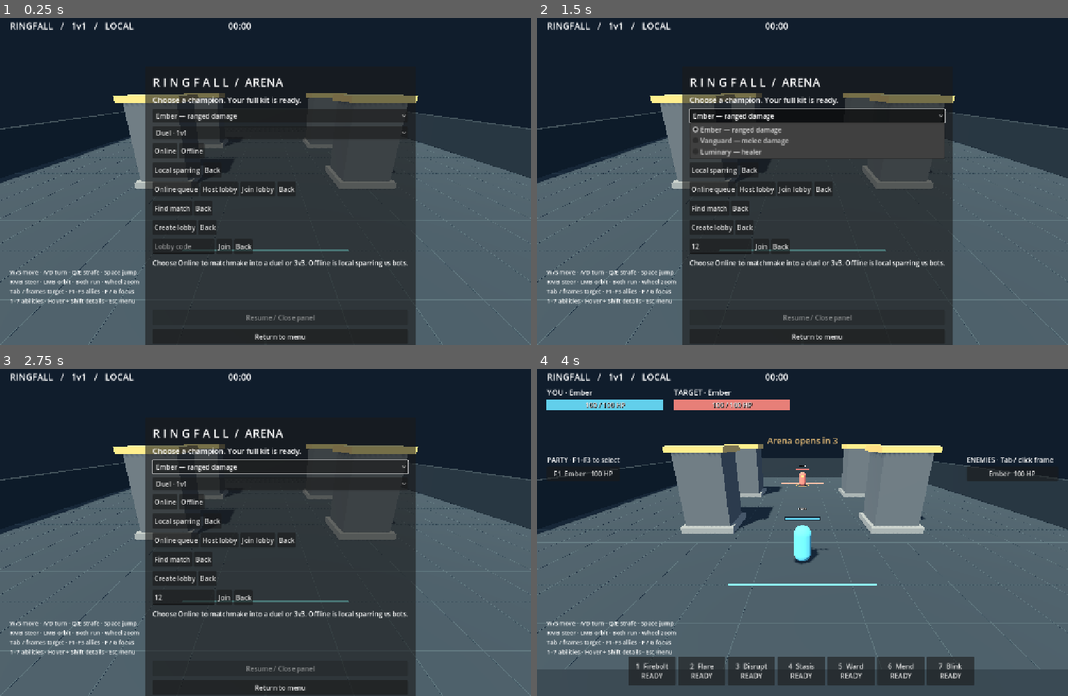
Above: before the commit, frames 1-4 (two rows, left to right).
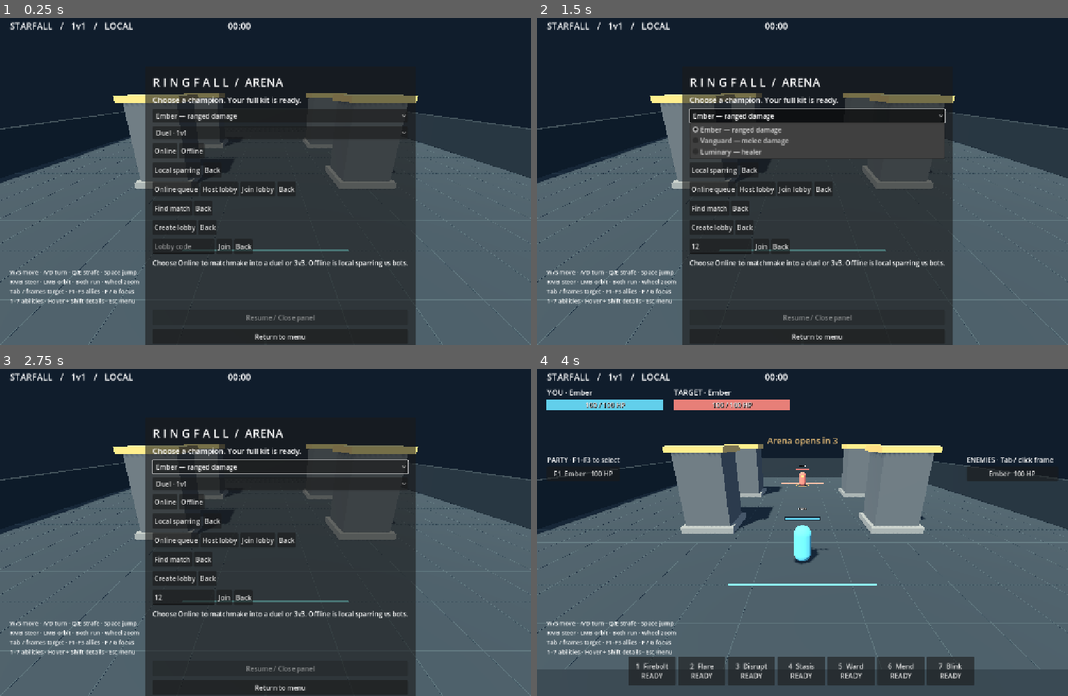
Above: after the commit, the same moments.

Repository: mrwells99/starfall
Game: Godot game, scene res://arena.tscn
The game is run twice, just before and just after one commit, with the same random seed, the same clock (stepped at 60 frames per second) and the same inputs.
Inputs (mouse positions are in pixels of both pictures, inside the frame that each line leads up to):
- Up to frame 1 (0.25 s): no input
- Up to frame 2 (1.5 s): click (722, 246) at 0.52 s; type "12" at 0.6 s; click "Ember — ranged damage" at 1.25 s
- Up to frame 3 (2.75 s): click "Duel · 1v1" at 2 s
- Up to frame 4 (4 s): click "Offline" at 2.75 s; click "Local sparring" at 3.5 s

The runs differ from the first frame. In frame 1, 0.3% of the frame differs, in the area x 1-48%, y 1-4%; in frame 2, 0.3%; in frame 3, 0.3%; in frame 4, 0.3%.

Commit message:
Rename project from Ringfall to Starfall
Updates all project references, config files, environment variables,
systemd units, documentation, and in-game UI to use the new project name.

Co-Authored-By: Claude Haiku 4.5 <noreply@anthropic.com>

Diff:
--- a/project.godot
+++ b/project.godot
@@ -10,7 +10,7 @@
 
 [application]
 
-config/name="Ringfall — Arena Prototype"
+config/name="Starfall — Arena Prototype"
 run/main_scene="res://arena.tscn"
 config/features=PackedStringArray("4.5")
 
--- a/scripts/arena.gd
+++ b/scripts/arena.gd
@@ -174,7 +174,7 @@
 	layer.add_child(ui)
 	ui.set_anchors_and_offsets_preset(Control.PRESET_FULL_RECT)
 	ui.mouse_filter = Control.MOUSE_FILTER_IGNORE
-	scoreboard = add_label(ui, "RINGFALL", 22)
+	scoreboard = add_label(ui, "STARFALL", 22)
 	scoreboard.position = Vector2(24, 16)
 	player_frame = unit_frame(Vector2(24, 56), BLUE)
 	target_frame = unit_frame(Vector2(330, 56), RED)
@@ -339,7 +339,7 @@
 	if dedicated:
 		roster = {}
 		phase = "lobby"
-		status = "Ringfall dedicated on UDP %d · %dv%d · v%s" % [current_port, mode, mode, Config.VERSION]
+		status = "Starfall dedicated on UDP %d · %dv%d · v%s" % [current_port, mode, mode, Config.VERSION]
 		print("DEDICATED READY %s port=%d mode=%d min_players=%d rematch_delay=%.1f private=%s" % [Config.VERSION, current_port, mode, min_players, rematch_delay, private_lobby])
 	else:
 		roster = {1: {"champion": Kits.NAMES[champion_choice.selected], "team": 0}}
@@ -1323,7 +1323,7 @@
 	update_frame(target_frame, selected_id, "TARGET")
 	update_frame(focus_frame, focus_id, "FOCUS")
 	var connection := "LOCAL" if not network else ("HOST" if multiplayer.is_server() else "%dms RTT" % round_trip_ms)
-	scoreboard.text = "RINGFALL   /   %dv%d   /   %s                                      %02d:%02d" % [mode, mode, connection, int(elapsed) / 60, int(elapsed) % 60]
+	scoreboard.text = "STARFALL   /   %dv%d   /   %s                                      %02d:%02d" % [mode, mode, connection, int(elapsed) / 60, int(elapsed) % 60]
 	if elapsed > 60:
 		scoreboard.text += "  Healing −%d%%" % int(clampf((elapsed - 60) / 180.0, 0, 0.7) * 100)
 	var party := party_ids()
--- a/tests/lobby_client.gd
+++ b/tests/lobby_client.gd
@@ -43,7 +43,7 @@
 		return false
 	if not code_seen and not arena.lobby_code.is_empty():
 		code_seen = true
-		print("LOBBY CODE=%s" % arena.lobby_code)
+		print("LOBBY CODE=%s port=%d" % [arena.lobby_code, arena.current_port])
 	if arena.phase in ["countdown", "match"] and not match_seen:
 		match_seen = true
 		print("LOBBY MATCH epoch=%d actors=%d" % [arena.epoch, arena.actors.size()])
Not shown, changed: docker-compose.yml
Not shown, changed: .env.example
Not shown, changed: .github/workflows/deploy.yml
Not shown, changed: DEPLOYMENT.md
Not shown, changed: Dockerfile
Not shown, changed: README.md
Not shown, changed: deploy/bootstrap.sh
Not shown, changed: deploy/create-deploy-user.sh
Not shown, changed: deploy/install-docker-rocky.sh
Not shown, changed: deploy/legacy-systemd/README.md
Not shown, changed: deploy/legacy-systemd/deploy.sh
Not shown, changed: deploy/legacy-systemd/instances/duel.env
(and 16 more such lines)
